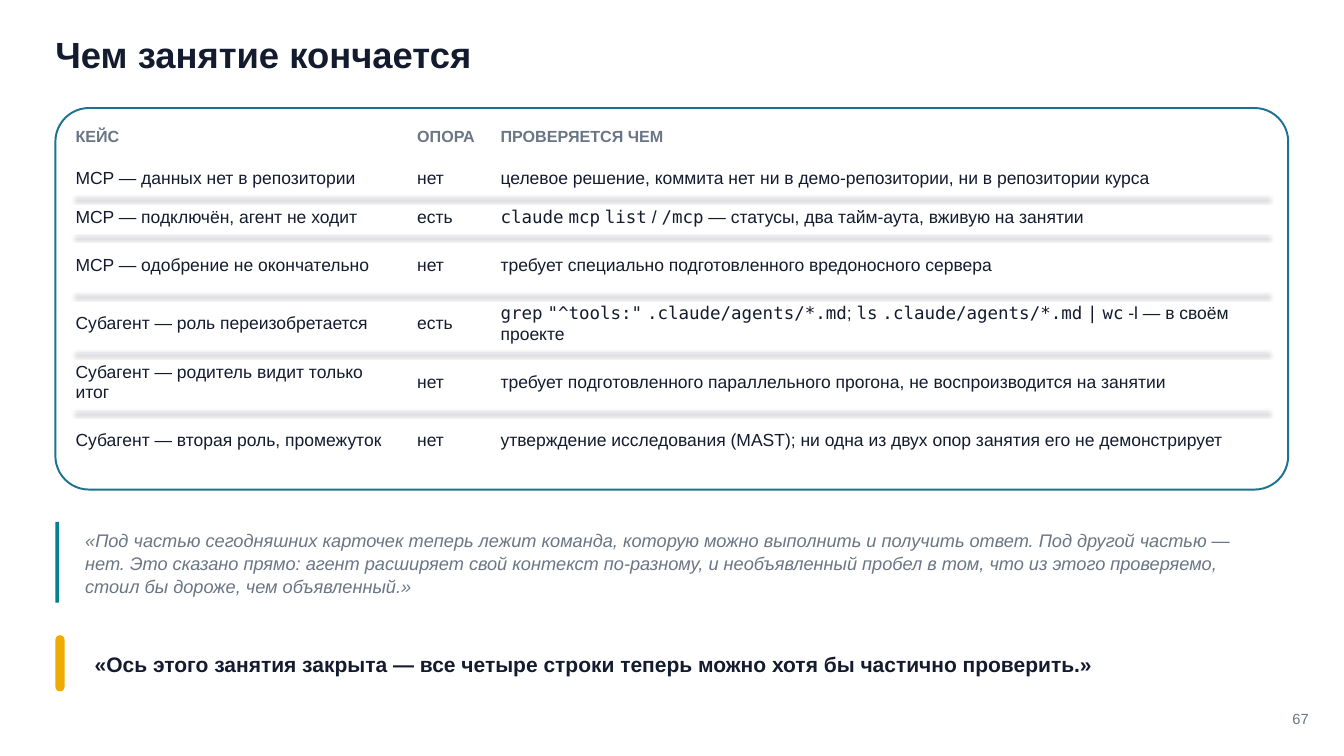
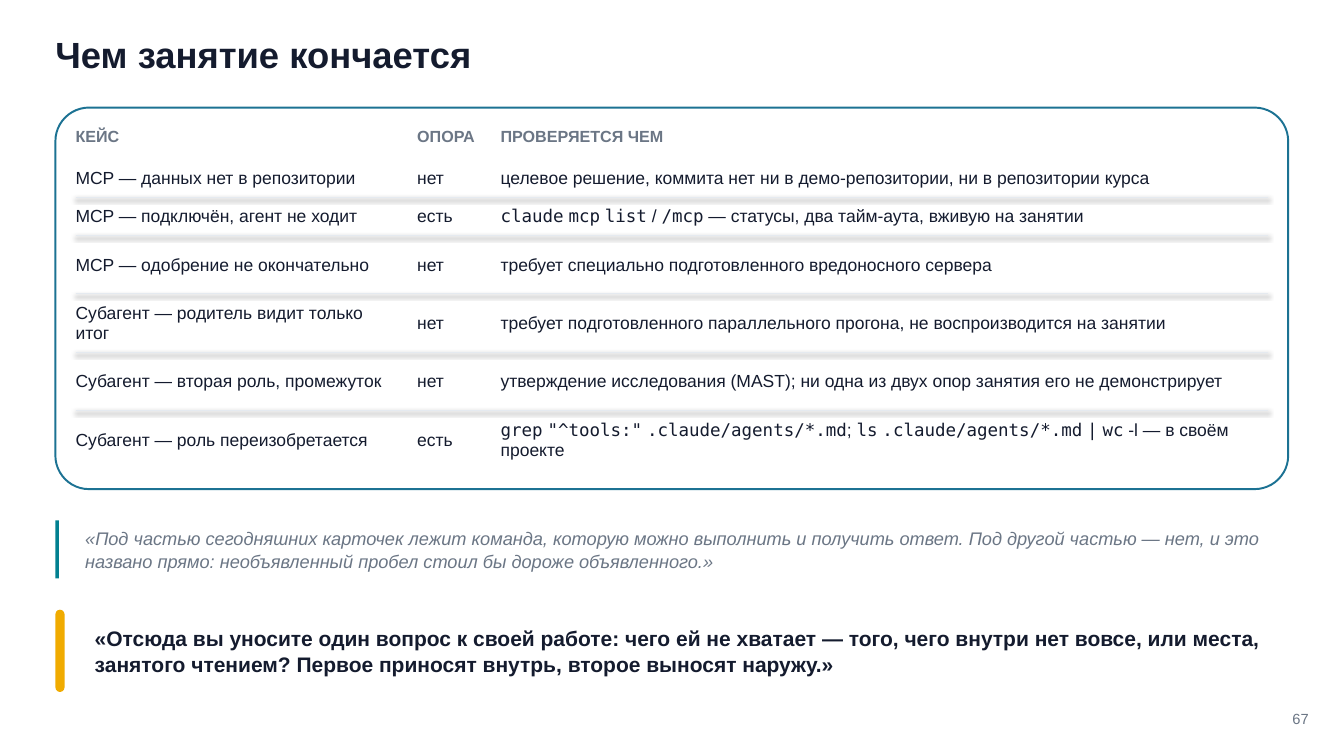
Before and after one commit to tellina-study/AI-usage-lessons, a slide deck: slide 67 of library/seminars/sem-06/rendered/sem-06.pptx. Drawn at 1344x756 pixels with LibreOffice and Linux fonts; fonts in the diff are those of the drawing. Boxes give left, top, right and bottom in pixels: in the first picture for what was removed or moved away, otherwise in the second. Text is boxed around its words. In the diff, an @@ line names an element or a change of style, - is before the commit and + after.

```diff
--- a/library/seminars/sem-06/rendered/sem-06.pptx
+++ b/library/seminars/sem-06/rendered/sem-06.pptx
@@ text at [417, 319, 444, 329]: text changed @@
-есть
+нет
@@ 3 texts: place and size @@
-3 texts at [76, 365, 1222, 450]
+3 texts at [76, 306, 1222, 391]
@@ text at [76, 374, 381, 391]: text changed @@
-Субагент — роль переизобретается
+Субагент — вторая роль, промежуток
@@ text "grep "^tools:" .claude/agents/*.md; ls .claude/agents/*.md ...": place and size @@
-text "grep "^tools:" .claude/agents/*.md; ls .claude/agents/*.md ..." at [501, 306, 1228, 344]
+text "grep "^tools:" .claude/agents/*.md; ls .claude/agents/*.md ..." at [501, 422, 1228, 460]
@@ text at [76, 433, 367, 450]: text changed @@
-Субагент — вторая роль, промежуток
+Субагент — роль переизобретается
@@ text at [417, 436, 453, 446]: text changed @@
-нет
+есть
@@ rectangle: place and size @@
-rectangle at [55, 522, 59, 603]
+rectangle at [55, 520, 59, 578]
@@ text at [85, 531, 1259, 572]: text changed @@
-«Под частью сегодняшних карточек теперь лежит команда, которую можно выполнить и получить ответ. Под другой частью — нет. Это сказано прямо: агент расширяет свой контекст по-разному, и необъявленный пробел в том, что из этого проверяемо, стоил бы дороже, чем объявленный.»
+«Под частью сегодняшних карточек лежит команда, которую можно выполнить и получить ответ. Под другой частью — нет, и это названо прямо: необъявленный пробел стоил бы дороже объявленного.»
@@ rounded rectangle: place and size @@
-rounded rectangle at [55, 635, 65, 692]
+rounded rectangle at [55, 610, 65, 693]
@@ text at [95, 630, 1259, 677]: text changed @@
-«Ось этого занятия закрыта — все четыре строки теперь можно хотя бы частично проверить.»
+«Отсюда вы уносите один вопрос к своей работе: чего ей не хватает — того, чего внутри нет вовсе, или места, занятого чтением? Первое приносят внутрь, второе выносят наружу.»
```
Also in this commit, not shown: 33 other slides changed, 8 slides added, 8 slides removed, 59 other files.
